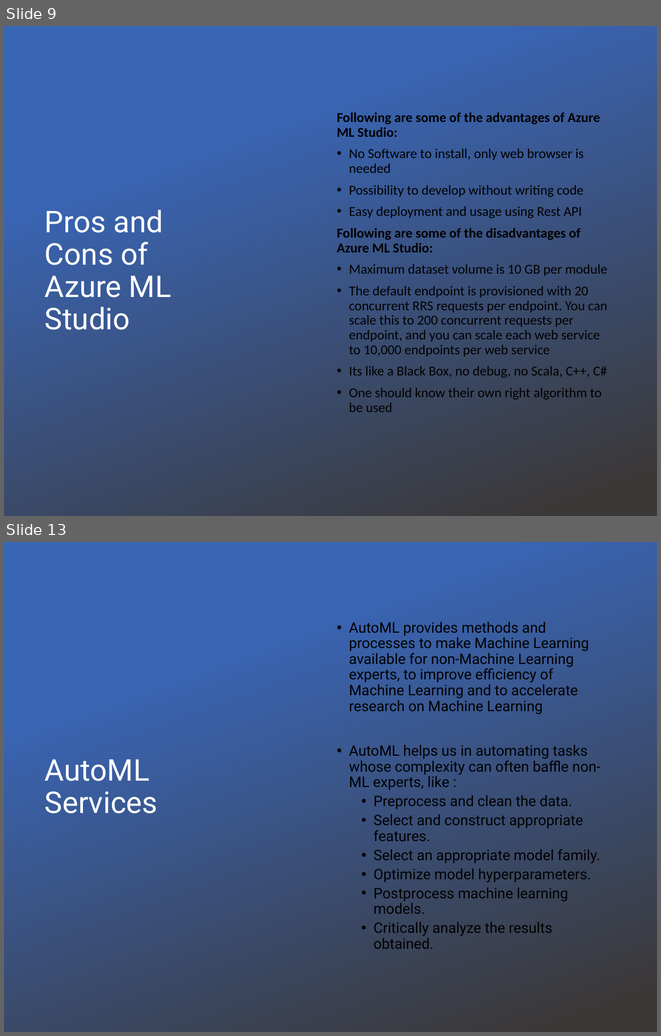
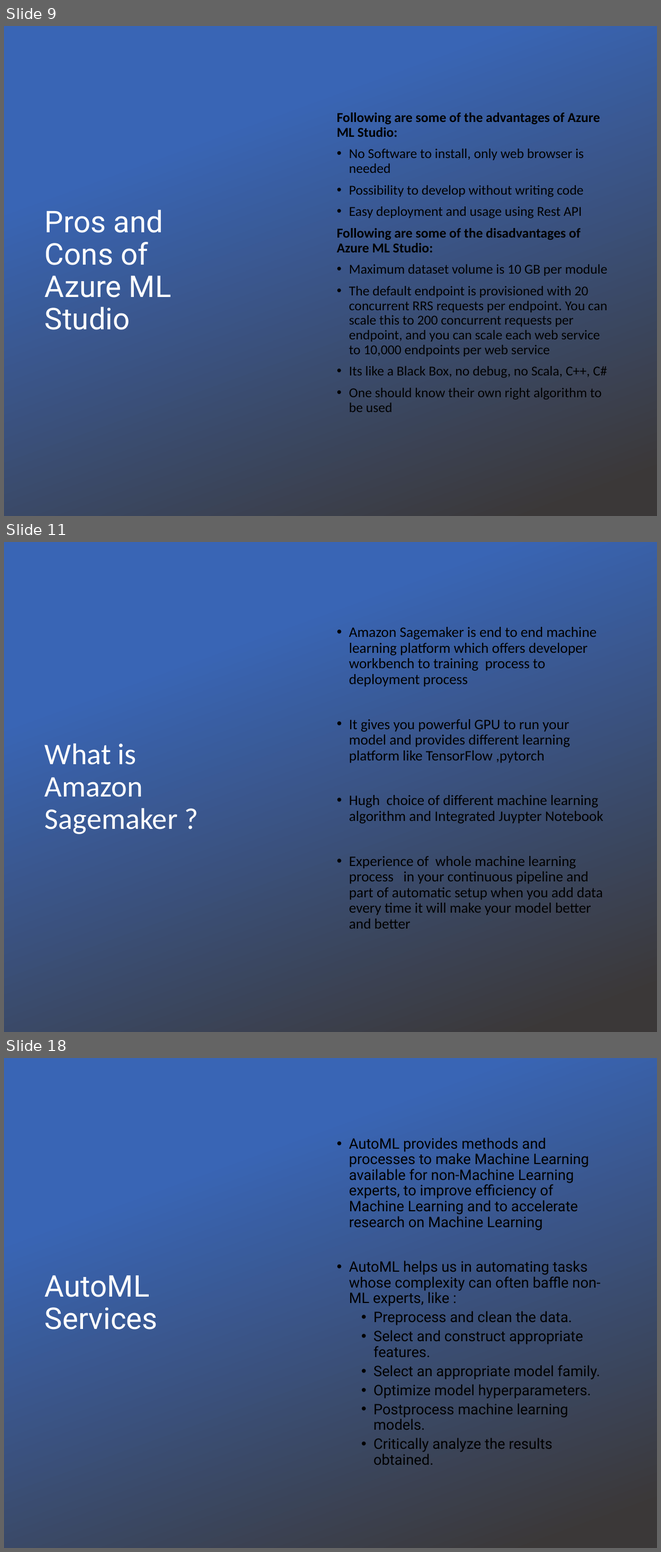
Before and after one commit to tiwari-abhi/ML_Projects, a slide deck: Presentation/Machine Learning As A Service.pptx. Shown one above the other, each under a label of ours: slides 9 and 13 before the commit, slides 9, 11 and 18 after it; the slides between them are not shown. The pictures are 661x1036 and 661x1552 pixels, drawn with LibreOffice and Linux fonts; fonts in the diff are those of the drawing; background and template pictures are left out. Boxes give left, top, right and bottom in pixels: in the first picture for what was removed or moved away, otherwise in the second. Text is boxed around its words. In the diff, an @@ line names an element or a change of style, - is before the commit and + after.

```diff
--- a/Presentation/Machine Learning As A Service.pptx
+++ b/Presentation/Machine Learning As A Service.pptx
@@ slide 11 added at <box>4,542,657,1032</box>, background picture (left out); not listed: 1 template element that a slide beside it also shows @@
@@ rectangle added at <box>4,542,657,1032</box>, fill gradient #3965B5 to #3B3838 @@
@@ text added at <box>349,627,603,928</box>, 16 pt, text #000000 @@
+• Amazon Sagemaker is end to end machine learning platform which offers developer workbench to training process to deployment process
+• It gives you powerful GPU to run your model and provides different learning platform like TensorFlow ,pytorch
+• Hugh choice of different machine learning algorithm and Integrated Juypter Notebook
+• Experience of whole machine learning process in your continuous pipeline and part of automatic setup when you add data every time it will make your model better and better
@@ title added at <box>45,743,178,834</box>, 33 pt, text #FFFFFF @@
+What is Amazon Sagemaker ?
@@ what was slide 13 is now slide 18 @@
```
Also in this commit, not shown: 3 slides changed, 5 other slides added, 1 slide removed, 1 other file.
